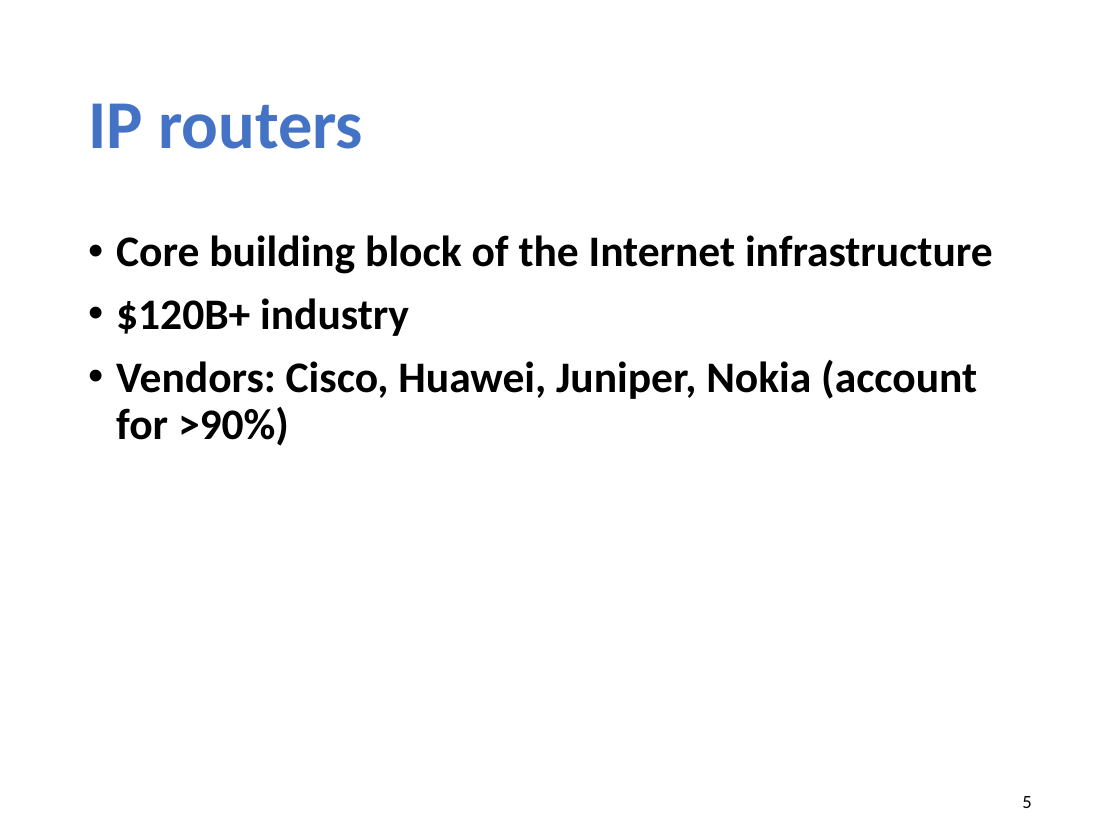
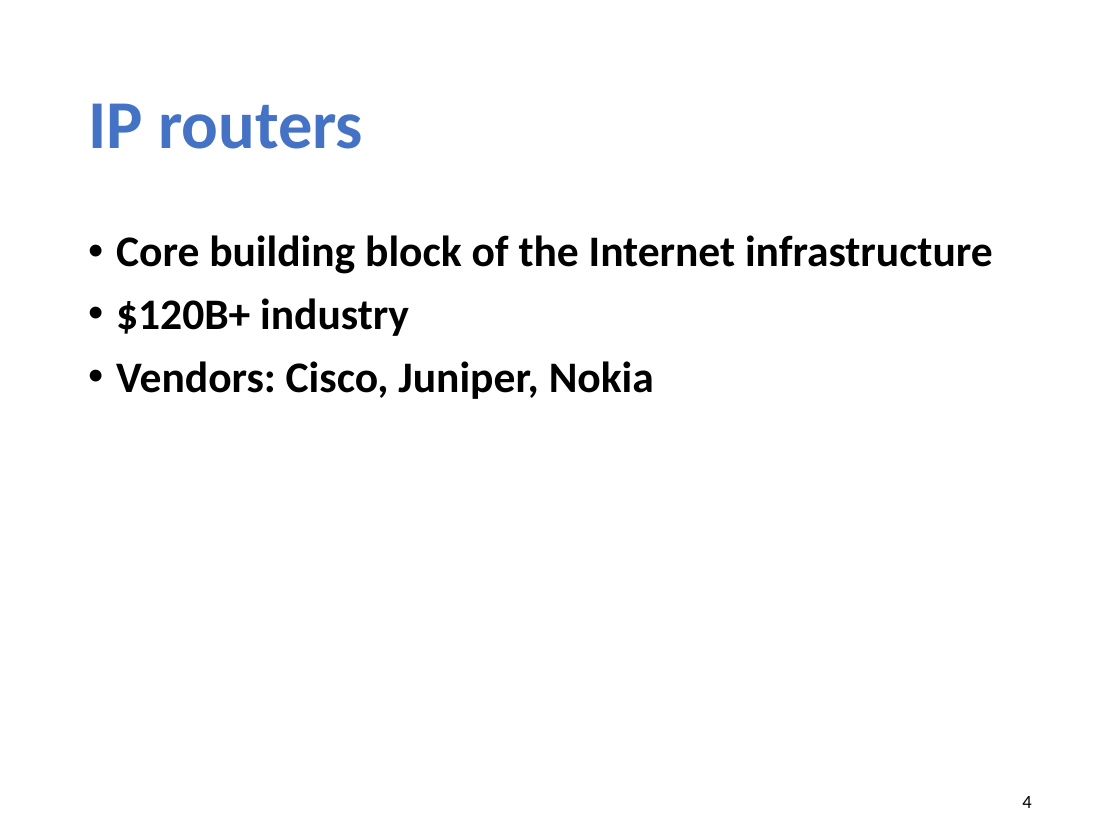
Before and after one commit to xinjin/course-net, a slide deck: slide 4 of slides/lec11_ip_router.pptx (slide 5 before the commit). Drawn at 1120x840 pixels with LibreOffice and Linux fonts; fonts in the diff are those of the drawing. Boxes give left, top, right and bottom in pixels: in the first picture for what was removed or moved away, otherwise in the second. Text is boxed around its words. In the diff, an @@ line names an element or a change of style, - is before the commit and + after.

```diff
--- a/slides/lec11_ip_router.pptx
+++ b/slides/lec11_ip_router.pptx
@@ text at [116, 361, 654, 399]: text changed @@
-• Vendors: Cisco, Huawei, Juniper, Nokia (account for >90%)
+• Vendors: Cisco, Juniper, Nokia
@@ page number at [1022, 796, 1031, 808]: text changed @@
-5
+4
```
Also in this commit, not shown: 3 other slides changed, 2 slides added, 2 slides removed, 1 other file.
